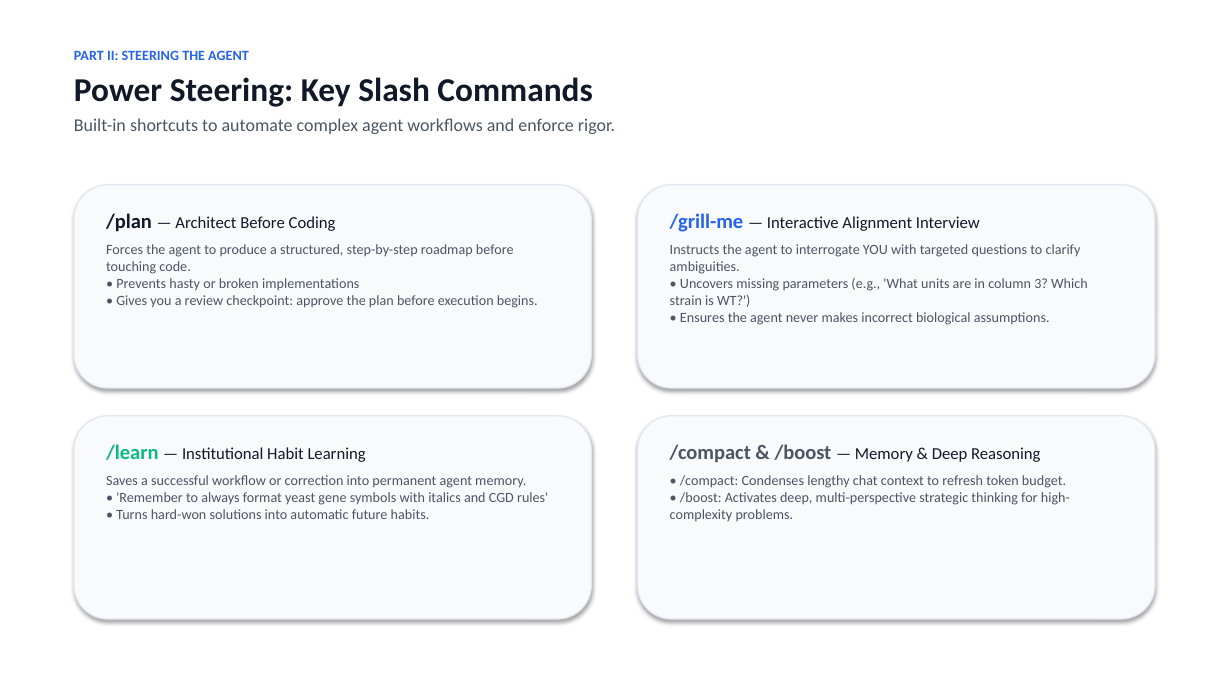
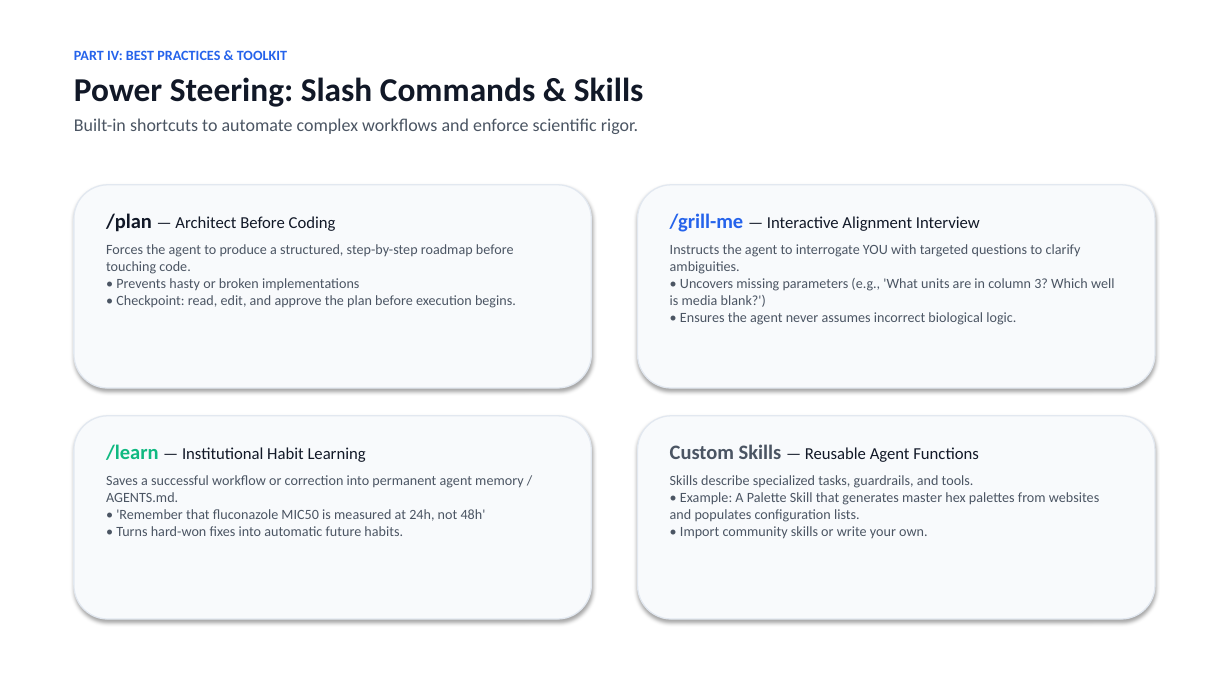
Before and after one commit to berman-lab/antigravity-intoduction-presentation, a slide deck: slide 14 of antigravity_lab_presentation.pptx (slide 7 before the commit). Drawn at 1232x693 pixels with LibreOffice and Linux fonts; fonts in the diff are those of the drawing. Boxes give left, top, right and bottom in pixels: in the first picture for what was removed or moved away, otherwise in the second. Text is boxed around its words. In the diff, an @@ line names an element or a change of style, - is before the commit and + after.

```diff
--- a/antigravity_lab_presentation.pptx
+++ b/antigravity_lab_presentation.pptx
@@ text at box(74, 50, 644, 134): text changed @@
-PART II: STEERING THE AGENT
-Power Steering: Key Slash Commands
-Built-in shortcuts to automate complex agent workflows and enforce rigor.
+PART IV: BEST PRACTICES & TOOLKIT
+Power Steering: Slash Commands & Skills
+Built-in shortcuts to automate complex workflows and enforce scientific rigor.
@@ text at box(106, 244, 516, 308): text changed @@
-Forces the agent to produce a structured, step-by-step roadmap before touching code.
-• Prevents hasty or broken implementations
-• Gives you a review checkpoint: approve the plan before execution begins.
+Forces the agent to produce a structured, step-by-step roadmap before touching code.
+• Prevents hasty or broken implementations
+• Checkpoint: read, edit, and approve the plan before execution begins.
@@ text at box(670, 244, 1115, 325): text changed @@
-Instructs the agent to interrogate YOU with targeted questions to clarify ambiguities.
-• Uncovers missing parameters (e.g., 'What units are in column 3? Which strain is WT?')
-• Ensures the agent never makes incorrect biological assumptions.
+Instructs the agent to interrogate YOU with targeted questions to clarify ambiguities.
+• Uncovers missing parameters (e.g., 'What units are in column 3? Which well is media blank?')
+• Ensures the agent never assumes incorrect biological logic.
@@ text at box(670, 444, 1099, 539): text changed @@
-/compact & /boost — Memory & Deep Reasoning
-• /compact: Condenses lengthy chat context to refresh token budget.
-• /boost: Activates deep, multi-perspective strategic thinking for high-complexity problems.
+Custom Skills — Reusable Agent Functions
+Skills describe specialized tasks, guardrails, and tools.
+• Example: A Palette Skill that generates master hex palettes from websites and populates configuration lists.
+• Import community skills or write your own.
@@ text at box(106, 475, 523, 536): text changed @@
-Saves a successful workflow or correction into permanent agent memory.
-• 'Remember to always format yeast gene symbols with italics and CGD rules'
-• Turns hard-won solutions into automatic future habits.
+Saves a successful workflow or correction into permanent agent memory / AGENTS.md.
+• 'Remember that fluconazole MIC50 is measured at 24h, not 48h'
+• Turns hard-won fixes into automatic future habits.
```
Also in this commit, not shown: 9 other slides changed, 7 slides added, 6 slides removed, 4 other files.
